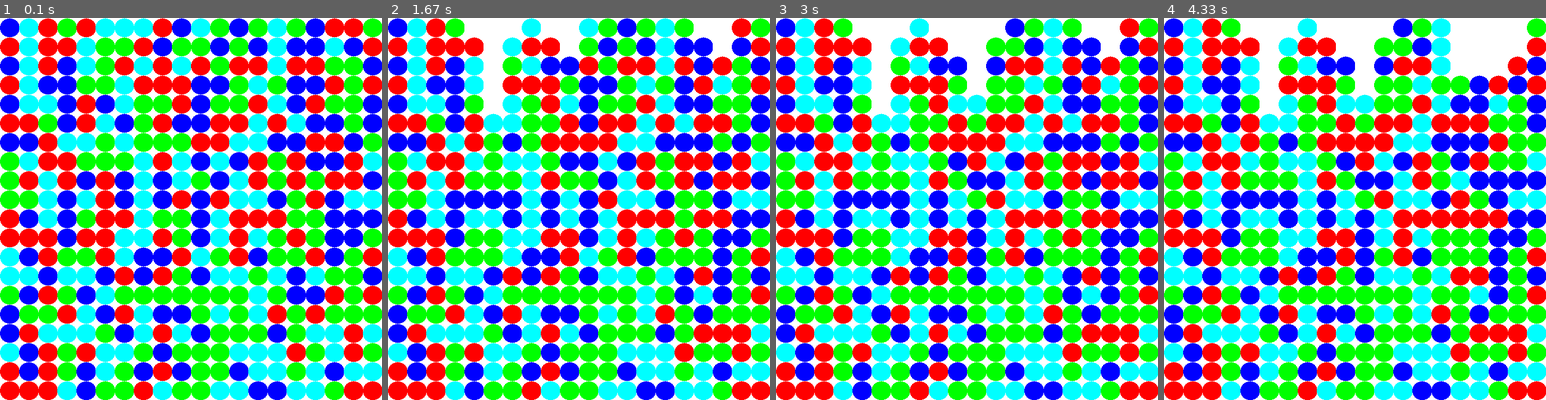
Above: before the commit, frames 1-4 (left to right).
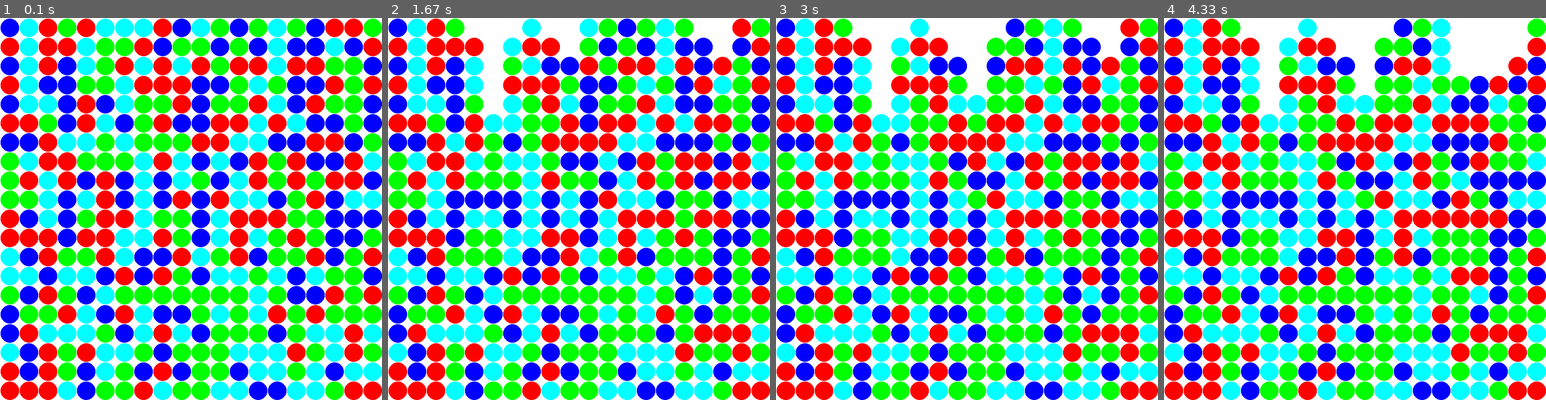
Above: after the commit, the same moments.

Repository: opethe1st/SameGame
Game: pygame game, started from Gui.py
Same seed, same stepped clock (60 frames per second), same inputs: the game is played once before the commit and once after it. The source is Python 2; it was converted automatically to run under Python 3.
Inputs (mouse positions are in pixels of both pictures, inside the frame that each line leads up to):
- Up to frame 1 (0.1 s): no input
- Up to frame 2 (1.67 s): click (563, 228) at 0.38 s; click (487, 212) at 0.83 s; move the mouse to (720, 342) at 1.13 s; click (720, 342) at 1.33 s
- Up to frame 3 (3 s): click (974, 79) at 1.88 s; move the mouse to (970, 251) at 2.23 s; click (970, 251) at 2.47 s; move the mouse to (1066, 270) at 2.83 s
- Up to frame 4 (4.33 s): click (1454, 270) at 3.07 s; move the mouse to (1454, 174) at 3.43 s; click (1454, 174) at 3.67 s; click (1492, 178) at 4.27 s

The runs differ from the first frame. In frame 1, 8.2% of the frame differs, in the area x 0-100%, y 0-100%; in frame 2, 7.9%; in frame 3, 7.8%; in frame 4, 7.7%.

Commit message:
Fix circles and Add scoring

Diff:
--- a/Gui.py
+++ b/Gui.py
@@ -14,7 +14,8 @@
 
 def drawCircle(radius,position,colour):
     x,y = position
-    pygame.gfxdraw.filled_circle(screen, x, y , radius*RADIUS, colour )
+    pygame.gfxdraw.filled_circle(screen, x, y , radius*RADIUS-1, colour )
+    pygame.gfxdraw.aacircle(screen, x, y , radius*RADIUS-1, colour )
 
 def drawJoiningSquare(board,side):
     squares = board.joiningSquares(side)
@@ -48,7 +49,7 @@
     board.initBoard()
     display(board)
     pygame.display.update()
-    while not board.isGameOver():
+    while True:
         for event in pygame.event.get():
             if event.type==pygame.MOUSEBUTTONDOWN:
                 position = getCircle(board,radius=RADIUS)
@@ -60,4 +61,10 @@
             if event.type == pygame.QUIT:
                 pygame.quit()
                 sys.exit()
-    print( "GAME OVER")
+        if board.isGameOver():
+            pygame.display.set_caption('Results!')
+            pygame.font.init()
+            myfont = pygame.font.SysFont('Times New Roman', 30)
+            textsurface = myfont.render('Score: %s Moves: %s'%(board.score,board.nmoves), True, (0, 0, 200))
+            screen.blit(textsurface,(0,0))
+            pygame.display.update()
